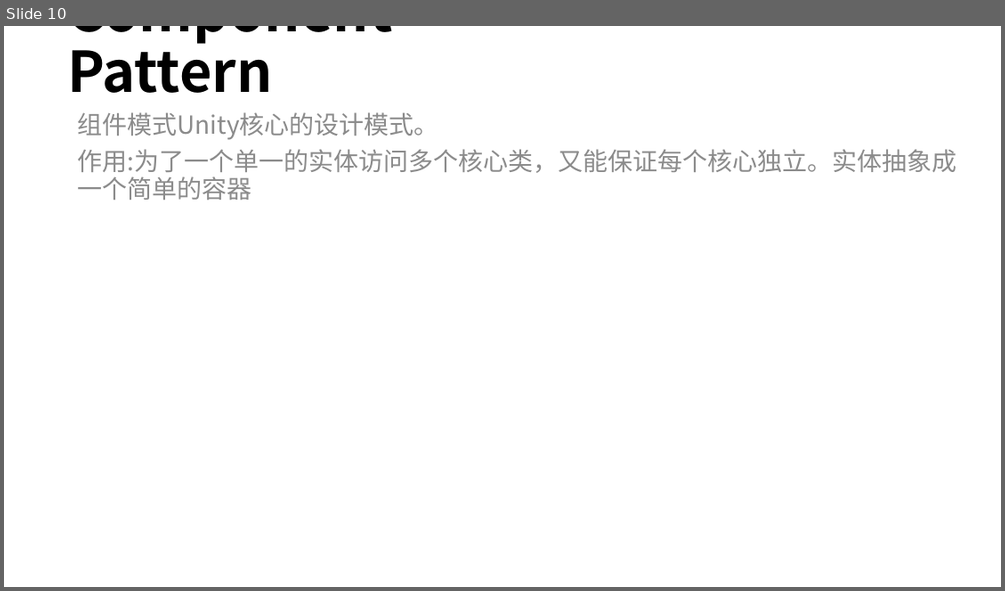
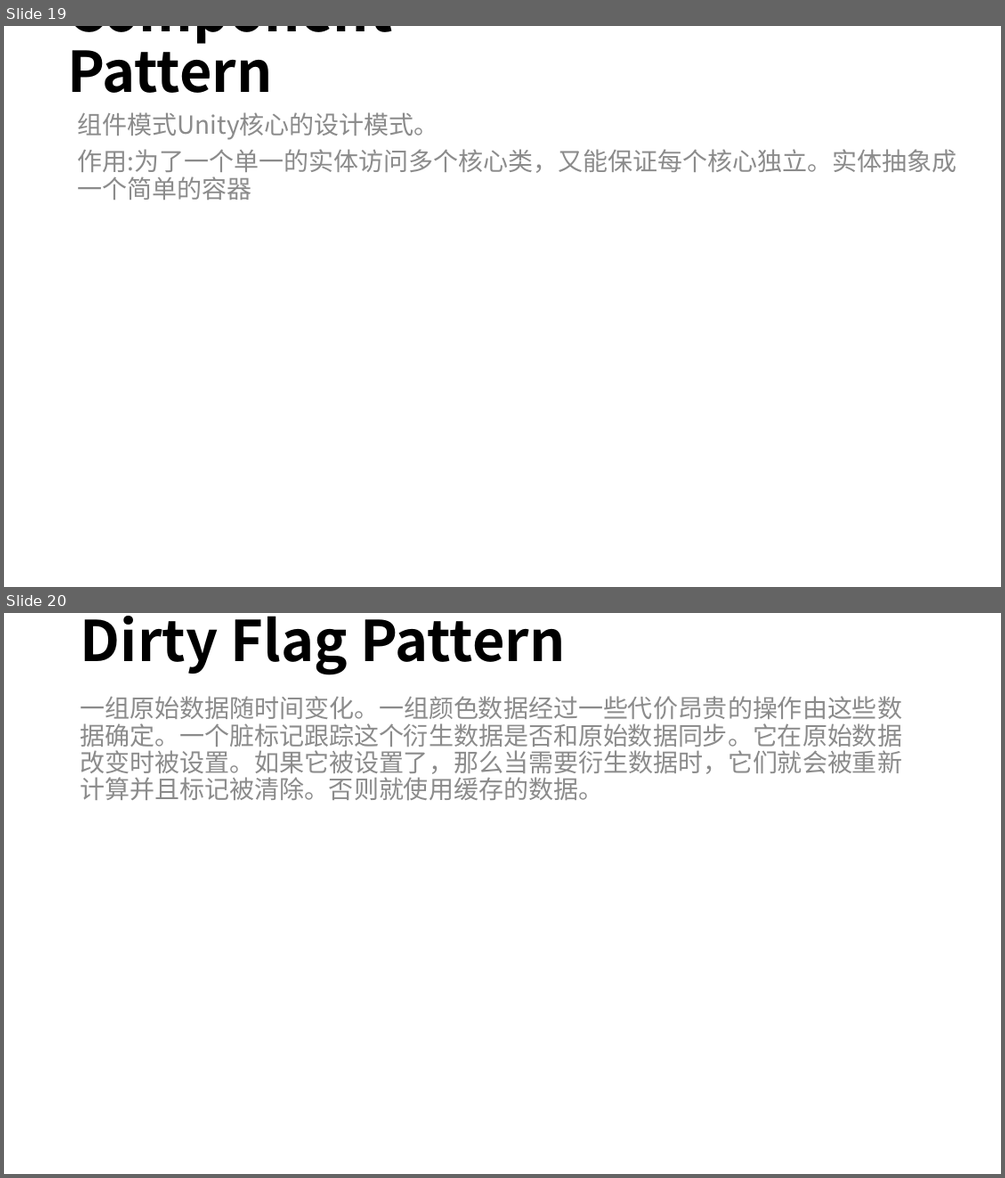
Before and after one commit to mshandle/GStar, a slide deck: Document/les2/les2.pptx. Shown one above the other, each under a label of ours: slide 10 before the commit, slides 19 and 20 after it. The pictures are 1005x591 and 1005x1178 pixels, drawn with LibreOffice and Linux fonts; fonts in the diff are those of the drawing. Boxes give left, top, right and bottom in pixels: in the first picture for what was removed or moved away, otherwise in the second. Text is boxed around its words. In the diff, an @@ line names an element or a change of style, - is before the commit and + after.

```diff
--- a/Document/les2/les2.pptx
+++ b/Document/les2/les2.pptx
@@ slide 20 added at [4,613,1001,1174], background #FFFFFF @@
@@ title added at [81,616,565,674], 54 pt, text #000000, bold @@
+Dirty Flag Pattern
@@ text added at [80,696,902,801], 24 pt, text #8C8C8C @@
+一组原始数据随时间变化。一组颜色数据经过一些代价昂贵的操作由这些数据确定。一个脏标记跟踪这个衍生数据是否和原始数据同步。它在原始数据改变时被设置。如果它被设置了，那么当需要衍生数据时，它们就会被重新计算并且标记被清除。否则就使用缓存的数据。
@@ what was slide 10 is now slide 19 @@
```
Also in this commit, not shown: 1 slide changed, 6 other slides added, 3 slides removed, 12 other files.
